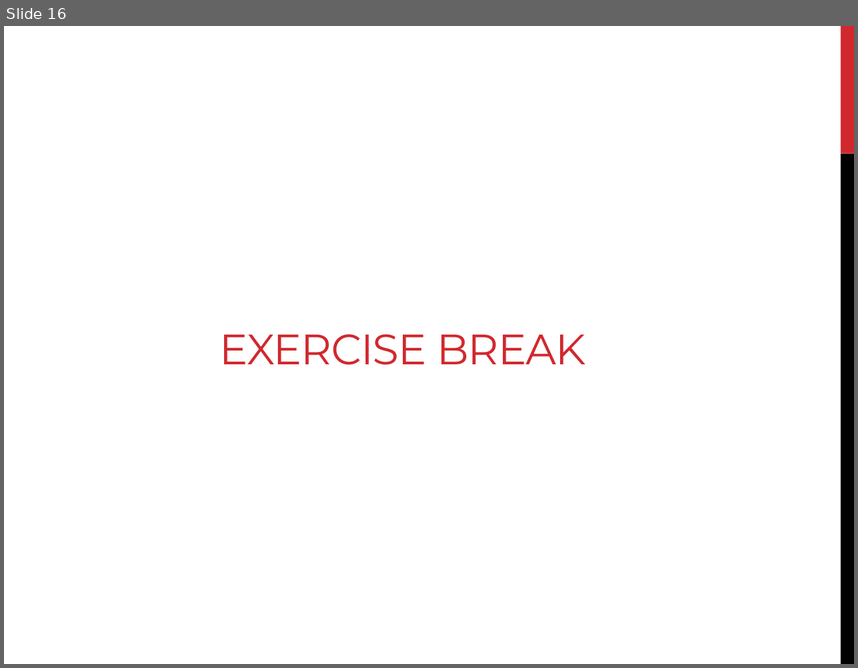
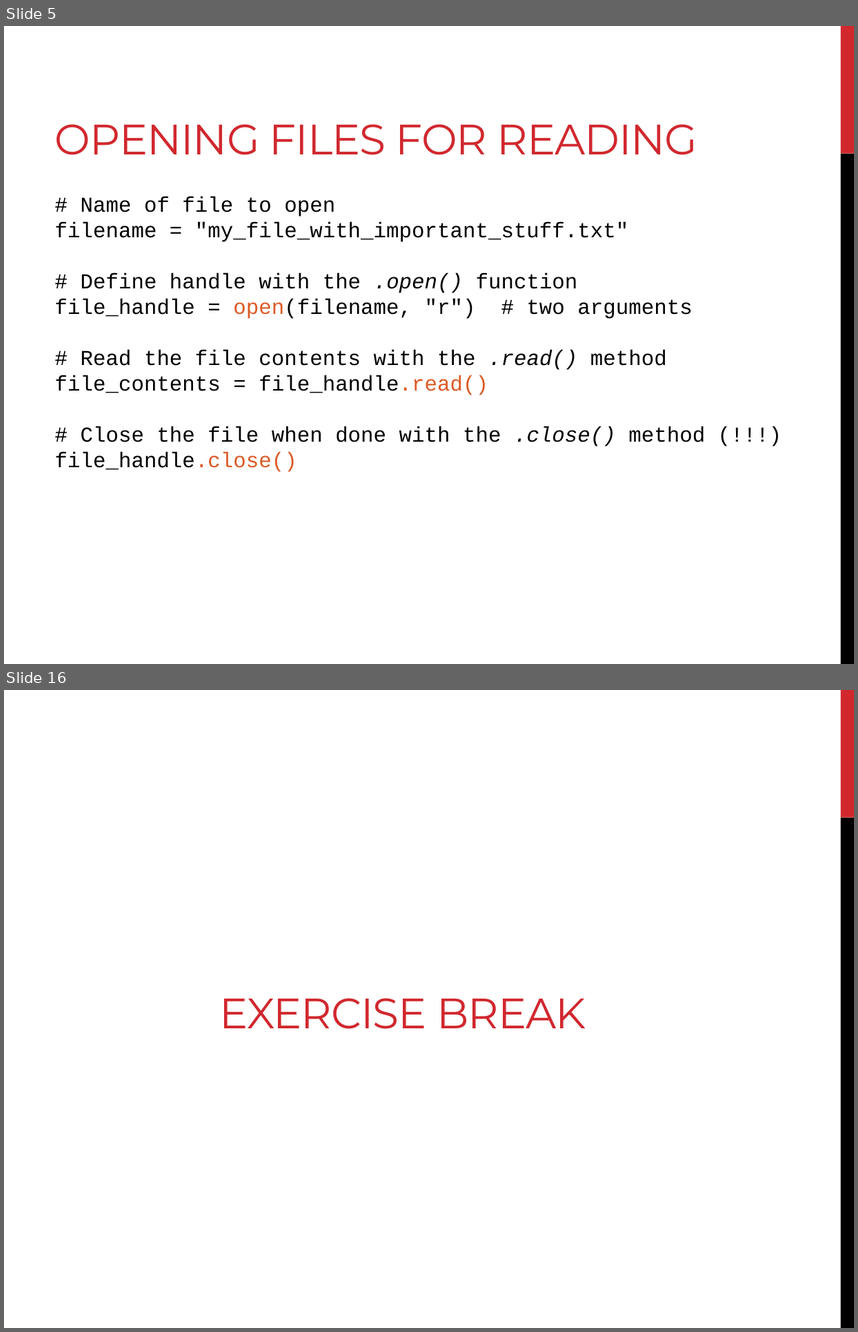
Before and after one commit to sjspielman/bdib2016_python, a slide deck: files/day3_materials/slides_day3.pptx. Shown one above the other, each under a label of ours: slide 16 before the commit, slides 5 and 16 after it; the slides between them are not shown. The pictures are 858x668 and 858x1332 pixels, drawn with LibreOffice and Linux fonts; fonts in the diff are those of the drawing. Boxes give left, top, right and bottom in pixels: in the first picture for what was removed or moved away, otherwise in the second. Text is boxed around its words. In the diff, an @@ line names an element or a change of style, - is before the commit and + after.

```diff
--- a/files/day3_materials/slides_day3.pptx
+++ b/files/day3_materials/slides_day3.pptx
@@ slide 5 added at (x1=4, y1=26, x2=854, y2=664), background #FFFFFF; not listed: 2 template elements that a slide beside it also shows @@
@@ title added at (x1=55, y1=124, x2=698, y2=155), 36 pt, text #D1282E @@
+OPENING FILES FOR READING
@@ text added at (x1=55, y1=196, x2=705, y2=472), 18 pt, text #000000 @@
+# Name of file to open
+filename = "my_file_with_important_stuff.txt"
+# Define handle with the .open() function
+file_handle = open(filename, "r") # two arguments
+# Read the file contents with the .read() method
+file_contents = file_handle.read()
+# Close the file when done with the .close() method (!!!)
+file_handle.close()
```
Also in this commit, not shown: 1 slide changed, 13 other slides added, 23 slides removed, 5 other files.
